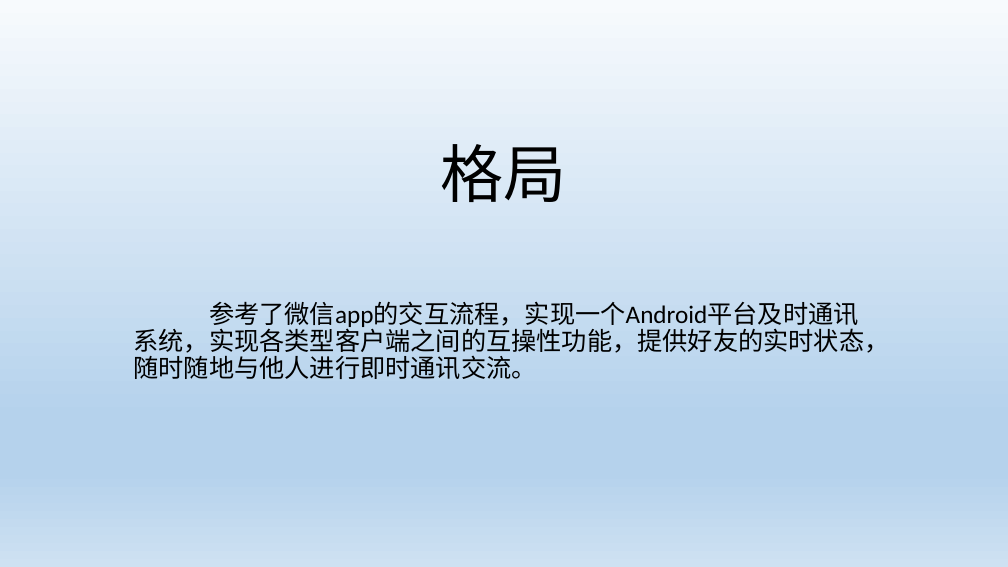
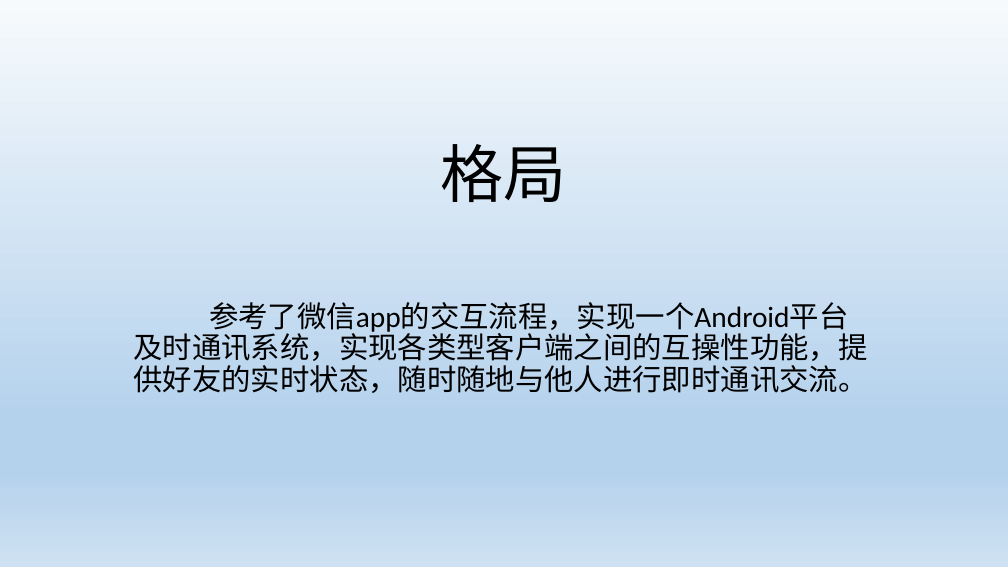
Before and after one commit to loveq2016/GraduationPro, a slide deck: slide 1 of 毕业设计/格局.pptx. Drawn at 1008x567 pixels with LibreOffice and Linux fonts; fonts in the diff are those of the drawing. Boxes give left, top, right and bottom in pixels: in the first picture for what was removed or moved away, otherwise in the second. Text is boxed around its words. In the diff, an @@ line names an element or a change of style, - is before the commit and + after.

Commit message:
add

```diff
--- a/毕业设计/格局.pptx
+++ b/毕业设计/格局.pptx
@@ subtitle "参考了微信app的交互流程，实现一个Android平台及时通讯系统，实现各类型客户端之间的互操性功能，提供好友的实时状态 ..." at bbox=[134, 302, 868, 393]: size 24 to 28 pt @@
```
Also in this commit, not shown: 4 slides added.
